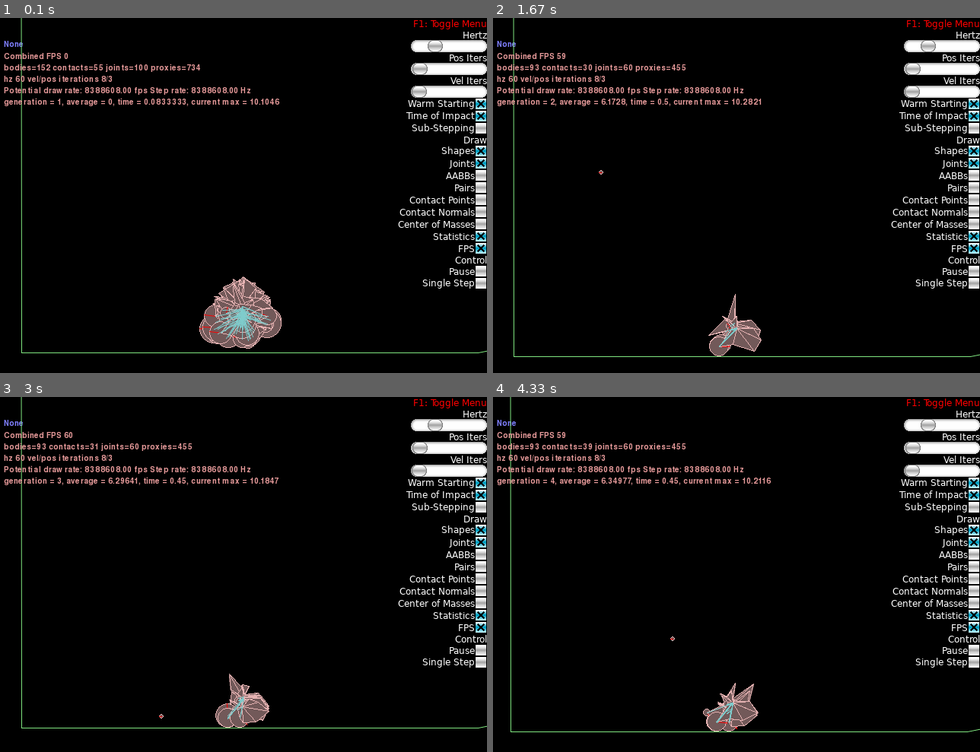
Above: before the commit, frames 1-4 (two rows, left to right).
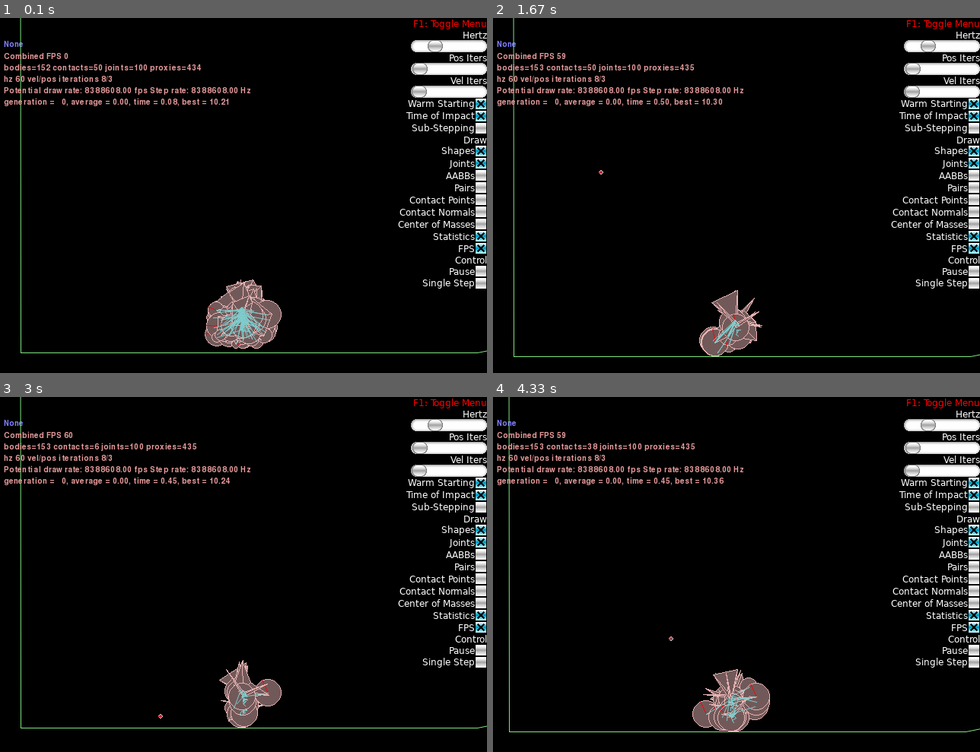
Above: after the commit, the same moments.

Repository: Arton1/BestCarAlgorithm
Game: pygame game, started from solution/car_algorithm.py
The game is run twice, just before and just after one commit, with the same random seed, the same clock (stepped at 60 frames per second) and the same inputs.
Inputs:
- Up to frame 1 (0.1 s): no input
- Up to frame 2 (1.67 s): tap C at 0.33, 1.15 s; click "None" at 0.72 s; hold Right 1-1.47 s; tap Space at 1.07, 1.37, 1.62 s; hold Up from 1.55 s (still down)
- Up to frame 3 (3 s): release Up at 1.85 s; hold Right 1.88-2.35 s; tap Space at 1.95, 2.25, 2.45, 2.75 s; tap Z at 2.03 s; hold Left 2.38-2.92 s; tap C at 2.53 s; hold Down from 2.95 s (still down)
- Up to frame 4 (4.33 s): tap Space at 3.02, 3.35, 3.65, 3.78, 4.18 s; release Down at 3.25 s; hold Left 3.28-3.68 s; tap Z at 3.43 s; hold Up 3.72-4.08 s; tap C at 3.87 s; hold Right from 4.12 s (still down)

The runs differ from the first frame. In frame 1, 2.4% of the frame differs, in the area x 4-100%, y 0-95%; in frame 2, 1.9%; in frame 3, 2.4%; in frame 4, 2.8%, in the area x 3-100%, y 0-95%.

Commit message:
Refactoring

Diff:
--- /dev/null
+++ b/average.txt
@@ -0,0 +1,58 @@
+33.11278349876404
+87.00514211654664
+114.57243392944336
+120.99922883987426
+128.0982436943054
+123.6631838798523
+128.06977300643922
+134.20787399291993
+130.04812818527222
+132.0771830177307
+132.37163131713868
+131.68361777305603
+133.51516988754273
+129.5148145675659
+130.2387638092041
+128.45982944488526
+130.7899531841278
+132.09540767669677
+127.66535509109497
+131.79911142349243
+130.60108600616456
+125.97376197814941
+130.57231735229493
+126.5276072692871
+120.81336713790894
+127.37219541549683
+123.60167039871216
+123.42511148452759
+124.81735212326049
+122.60486742019653
+121.90287322998047
+132.85739669799804
+119.18313278198242
+125.02388500213623
+130.57909734725953
+133.49361892700196
+129.30474130630492
+113.8268299484253
+118.6481099319458
+129.4470526409149
+125.35954738616944
+119.49542316436768
+130.86884397506714
+113.48421714782715
+118.87835418701172
+113.24486946105957
+121.71968638420105
+111.77788740158081
+119.6797582244873
+121.65944494247437
+112.77969455718994
+122.86113330841064
+120.77815683364868
+123.96881052017211
+123.26623624801636
+128.4186108016968
+121.39867990493775
+124.604482421875
--- a/solution/car_algorithm.py
+++ b/solution/car_algorithm.py
@@ -35,8 +35,7 @@
         # self.springs = nice_car(self.world, offset=(10, 10))
         self.springs = create_cars(self.world, self._population)
         self.time_start = time.time()
-        self.average = 0
-        self.generation = 1
+        self.lastInformation = (0, 0)
         self.f = open("average.txt", "w+")
 
     # evaluates every genotype and deletes car objects
@@ -46,9 +45,8 @@
 
     def sim(self):
         self._population.set_fitness(self.world)
-        statistic =  self._population.print_information()
-        self.average = statistic[0]
-        self.generation = statistic[1]
+        self._population.print_information()
+        statistics =  self._population.get_statistics()
         self.stop_simulation()
         self._population.evolve()
         super(World, self).__init__()
@@ -56,7 +54,7 @@
         self.springs.clear()
         self.springs = create_cars(self.world, self._population)
         self.time_start = time.time()
-        self.f.write("%g\n" %(self.average/(self._population._AMOUNT_OF_CANDIDATES)))
+        return statistics
 
     def start_engines(self):
         for spring in self.springs:
@@ -80,12 +78,11 @@
             except IndexError:
                 x = 10
         self.viewCenter = (x, 20)
-        self.Print("generation = %g, average = %g, time = %g, current max = %g" %
-                   (self.generation ,self.average/(self._population._AMOUNT_OF_CANDIDATES), time.time() - self.time_start, x))
-
-        # if (time.time() - self.time_start > 2 and time.time() - self.time_start < 3 ) : self.start_engines()
-        if (time.time() - self.time_start > 13):  self.sim()
-
+        generation, average = self.lastInformation
+        self.Print(f"generation = {generation:3}, average = {average:.2f}, time = {time.time()-self.time_start:.2f}, best = {x:.2f}")
+        if (time.time() - self.time_start > 13):
+            self.lastInformation = self.sim()
+            self.f.write(f"{self.lastInformation[1]}\n")
 
 if __name__ == "__main__":
     main(World)
--- a/solution/evolutional_algorithm/genotype.py
+++ b/solution/evolutional_algorithm/genotype.py
@@ -6,7 +6,7 @@
     _MUTATIONS_CHANCE = 1/5  # percentage of individuals that get changed
     _MUTATION_POINTS_AMOUNT = 2
     _AMOUNT_OF_CROSSOVER_POINTS = 6
-    AMOUNT_OF_VERTICES = 12
+    AMOUNT_OF_VERTICES = 6
 
     def create_new():
         intervals = [0]
@@ -93,7 +93,7 @@
         return first_child, second_child
 
     def mutate(self):
-        if random() < self._MUTATIONS_CHANCE:  #while?
+        if random() < self._MUTATIONS_CHANCE:
             amount_of_genes = len(self._vectors)+len(self._wheel_vertices)+len(self._wheel_properties)
             indexes = sample(range(amount_of_genes), self._MUTATION_POINTS_AMOUNT)
             for index in indexes:
--- a/solution/evolutional_algorithm/population.py
+++ b/solution/evolutional_algorithm/population.py
@@ -5,7 +5,7 @@
 
 class Population:
     _AMOUNT_OF_CANDIDATES = 50
-    _AMOUNT_OF_CHILDREN = 30
+    _AMOUNT_OF_CHILDREN = _AMOUNT_OF_CANDIDATES
     _TOURNAMENT_SIZE = 10
 
     def __init__(self,
@@ -23,14 +23,16 @@
             self._candidates.append(Genotype.create_new())
 
     def print_information(self):
-        sum = 0
         print(f"Generacja: {self._generation}")
         for index, genotype in enumerate(sorted(self._candidates, key=lambda x: x.get_fitness(), reverse=True)):
             fitness = genotype.get_fitness()
             print(f"{index + 1} : {fitness}")
-            sum += fitness
-        return sum, self._generation
-        # print(f"{index+1}: {individual.get_information()} : {fitness}")
+
+    def get_statistics(self):
+        sum = 0
+        for genotype in self._candidates:
+            sum += genotype.get_fitness()
+        return self._generation, sum/len(self._candidates)
 
     def set_fitness(self, world):
         for (genotype, i) in zip(self._candidates, range(2, 3 * len(self._candidates) + 2, 3)):
